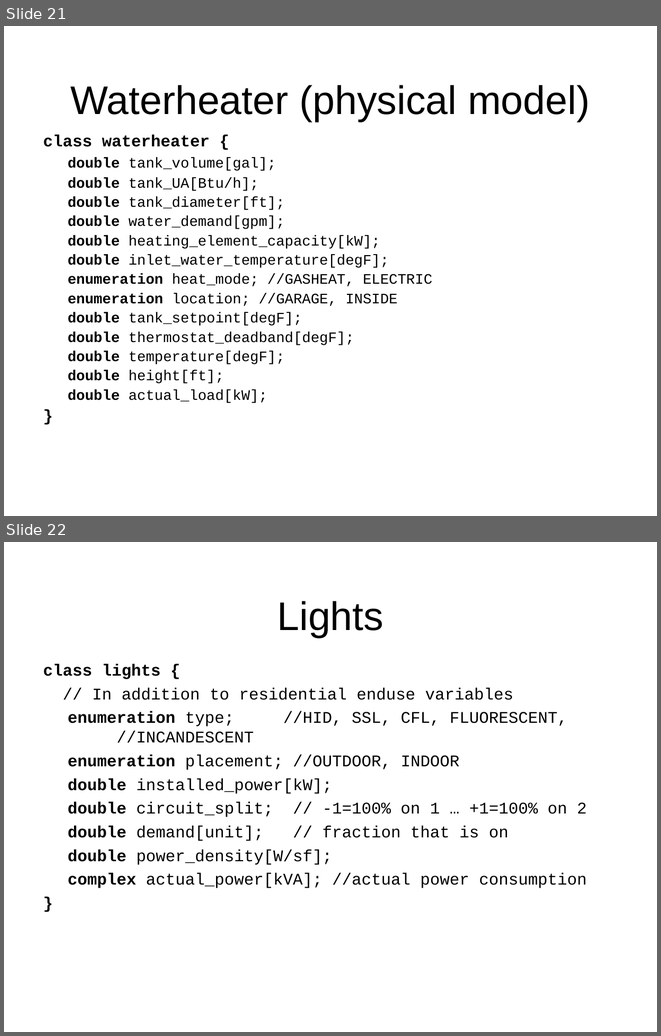
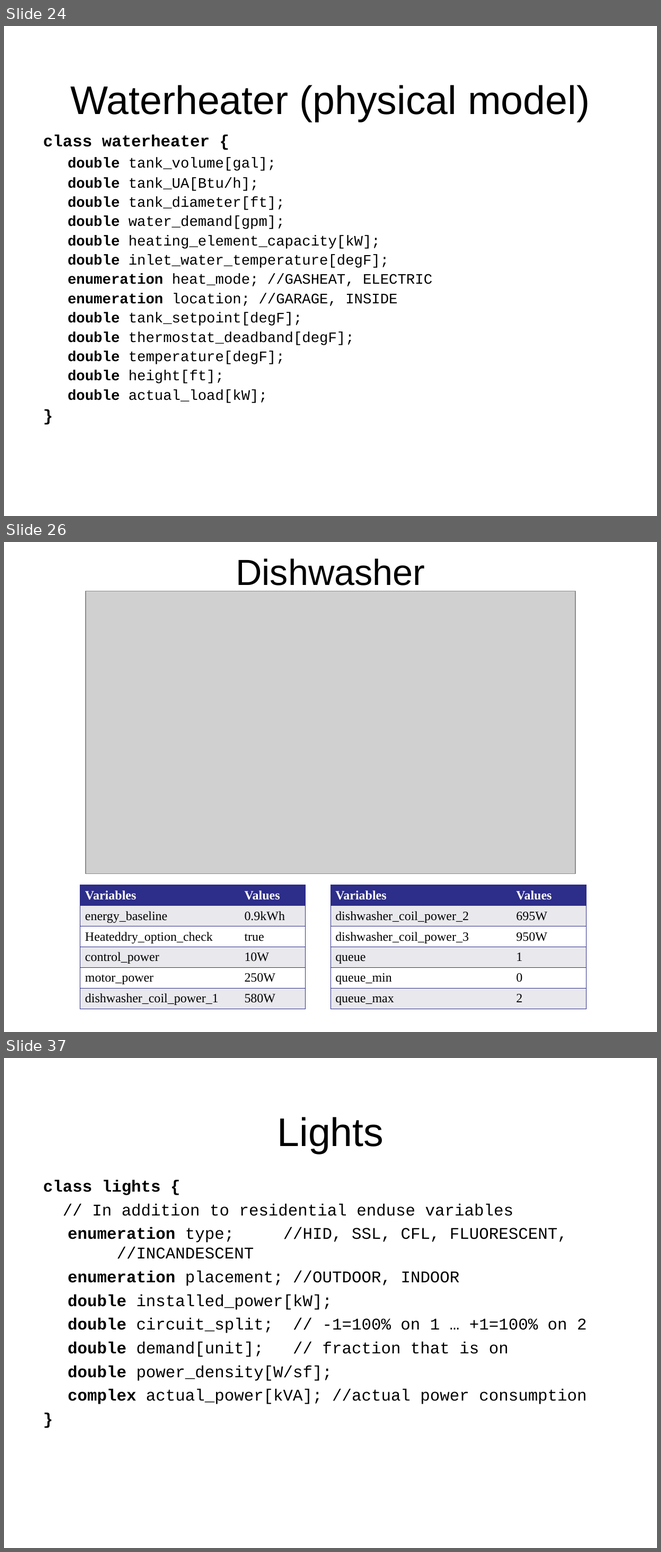
Before and after one commit to gridlab-d/course, a slide deck: ThreeDayCourse_v22/Day2/3.2 - Residential.ppt. Shown one above the other, each under a label of ours: slides 21 and 22 before the commit, slides 24, 26 and 37 after it; the slides between them are not shown. The pictures are 661x1036 and 661x1552 pixels, drawn with LibreOffice and Linux fonts; fonts in the diff are those of the drawing; grey boxes stand for pictures; background and template pictures are left out. Boxes give left, top, right and bottom in pixels: in the first picture for what was removed or moved away, otherwise in the second. Text is boxed around its words. In the diff, an @@ line names an element or a change of style, - is before the commit and + after.

Commit message:
Updated water heater,dishwasher, dryer, electric range, refrigerator, and clothes washer slides.

```diff
--- a/ThreeDayCourse_v22/Day2/3.2 - Residential.ppt
+++ b/ThreeDayCourse_v22/Day2/3.2 - Residential.ppt
@@ slide 26 added at (x1=4, y1=542, x2=657, y2=1032), background picture (left out) @@
@@ title added at (x1=236, y1=558, x2=425, y2=592), 40 pt, text #000000 @@
+Dishwasher
@@ picture added at (x1=86, y1=591, x2=575, y2=874) @@
@@ table added at (x1=80, y1=885, x2=306, y2=1007), 6 rows, 2 columns @@
+Variables | Values
+energy_baseline | 0.9kWh
+Heateddry_option_check | true
+control_power | 10W
+motor_power | 250W
+dishwasher_coil_power_1 | 580W
@@ table added at (x1=330, y1=885, x2=586, y2=1007), 6 rows, 2 columns @@
+Variables | Values
+dishwasher_coil_power_2 | 695W
+dishwasher_coil_power_3 | 950W
+queue | 1
+queue_min | 0
+queue_max | 2
@@ what was slide 21 is now slide 24 @@
@@ what was slide 22 is now slide 37 @@
```
Also in this commit, not shown: 14 other slides added, 5 slides removed.
